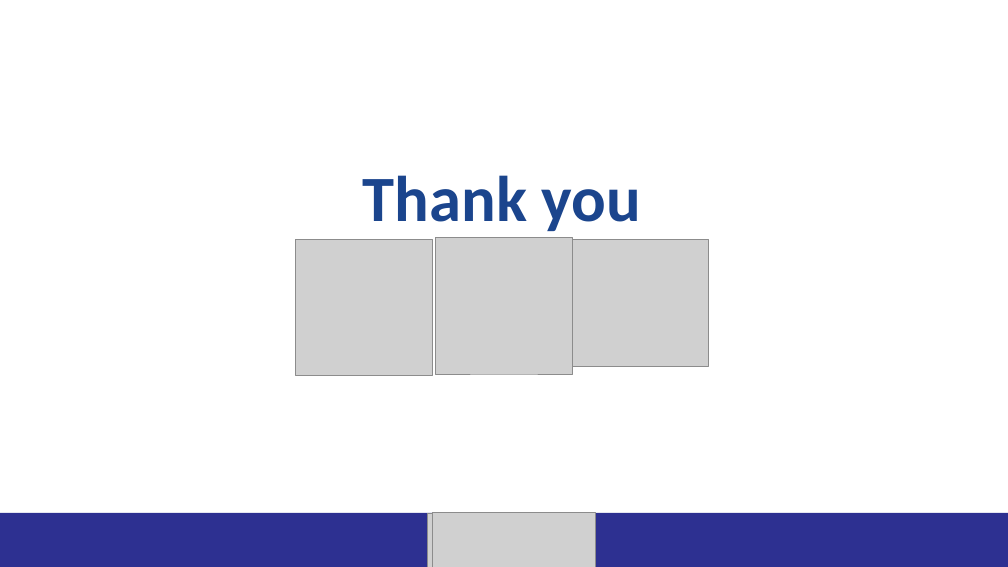
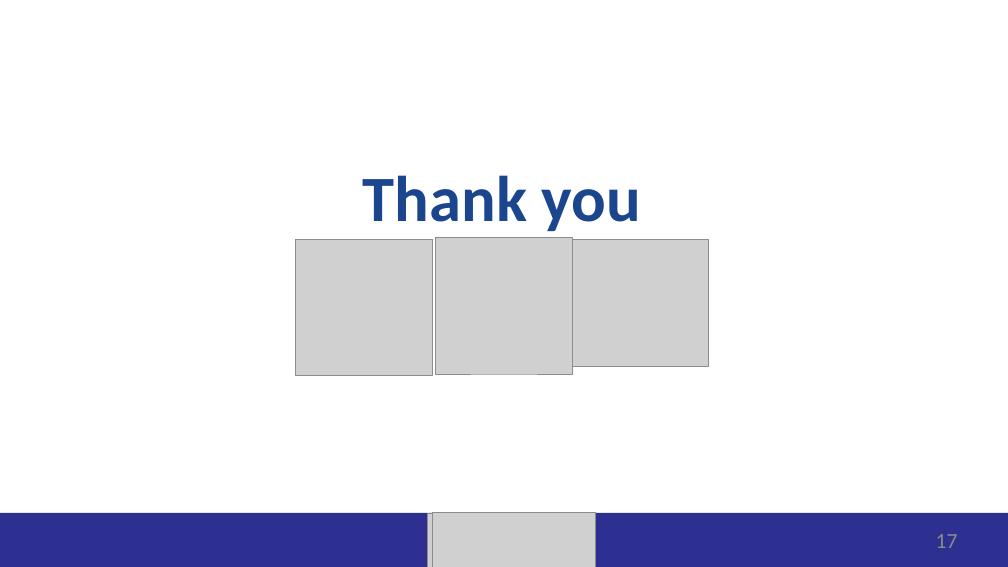
Before and after one commit to Rushanthi23/canadapost_sentiment_analysis, a slide deck: slide 17 of FinalProject_Group2_NLP.pptx (slide 11 before the commit). Drawn at 1008x567 pixels with LibreOffice and Linux fonts; fonts in the diff are those of the drawing; grey boxes stand for pictures. Boxes give left, top, right and bottom in pixels: in the first picture for what was removed or moved away, otherwise in the second. Text is boxed around its words. In the diff, an @@ line names an element or a change of style, - is before the commit and + after.

```diff
--- a/FinalProject_Group2_NLP.pptx
+++ b/FinalProject_Group2_NLP.pptx
@@ page number added at box(936, 534, 958, 548), 18 pt, text #8C8C8C @@
+17
```
Also in this commit, not shown: 10 other slides changed, 6 slides added, 1 other file.
